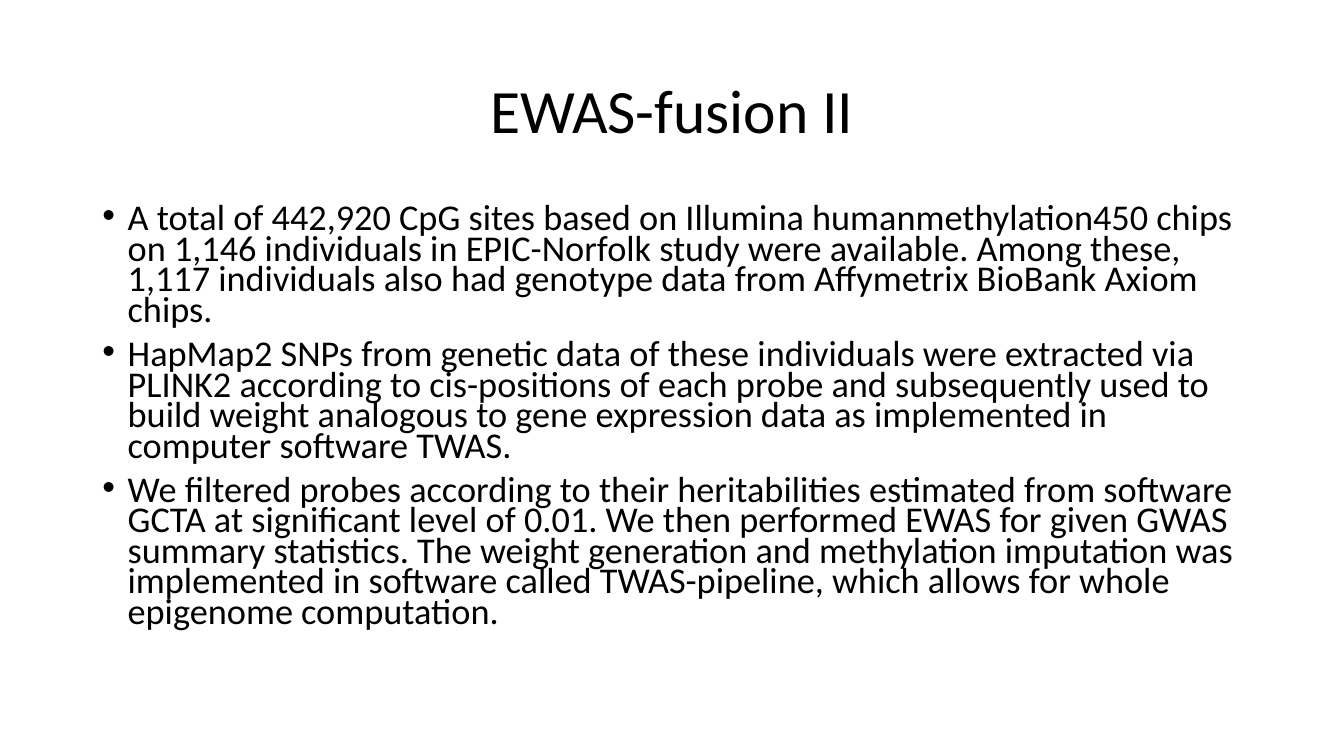
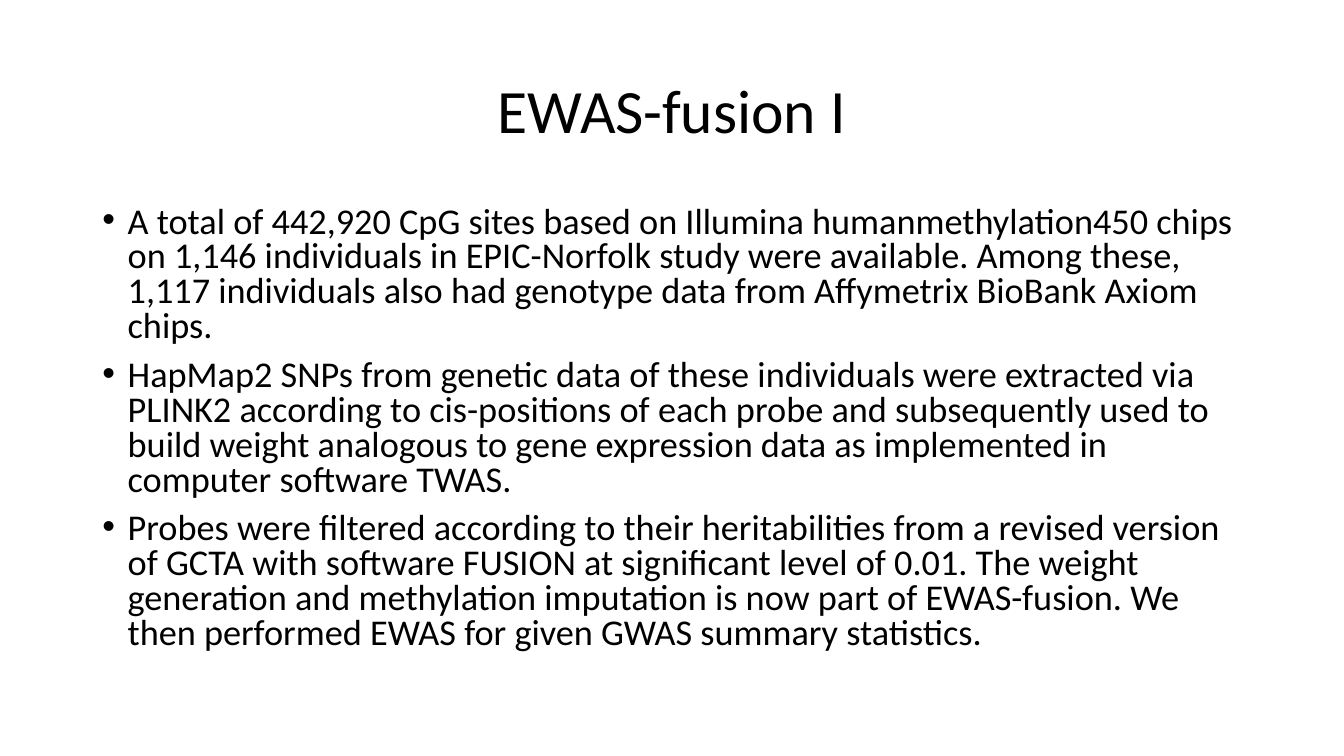
Before and after one commit to jinghuazhao/EWAS-fusion, a slide deck: slide 9 of README.pptx (slide 10 before the commit). Drawn at 1344x756 pixels with LibreOffice and Linux fonts; fonts in the diff are those of the drawing. Boxes give left, top, right and bottom in pixels: in the first picture for what was removed or moved away, otherwise in the second. Text is boxed around its words. In the diff, an @@ line names an element or a change of style, - is before the commit and + after.

```diff
--- a/README.pptx
+++ b/README.pptx
@@ title at (x1=498, y1=90, x2=845, y2=134): text changed @@
-EWAS-fusion II
+EWAS-fusion I
@@ text at (x1=128, y1=208, x2=1232, y2=498): line spacing 0.7 to 0.8 @@
@@ text at (x1=128, y1=514, x2=1220, y2=652): text changed @@
-• We filtered probes according to their heritabilities estimated from software GCTA at significant level of 0.01. We then performed EWAS for given GWAS summary statistics. The weight generation and methylation imputation was implemented in software called TWAS-pipeline, which allows for whole epigenome computation.
+• Probes were filtered according to their heritabilities from a revised version of GCTA with software FUSION at significant level of 0.01. The weight generation and methylation imputation is now part of EWAS-fusion. We then performed EWAS for given GWAS summary statistics.
```
Also in this commit, not shown: 3 other slides changed.
